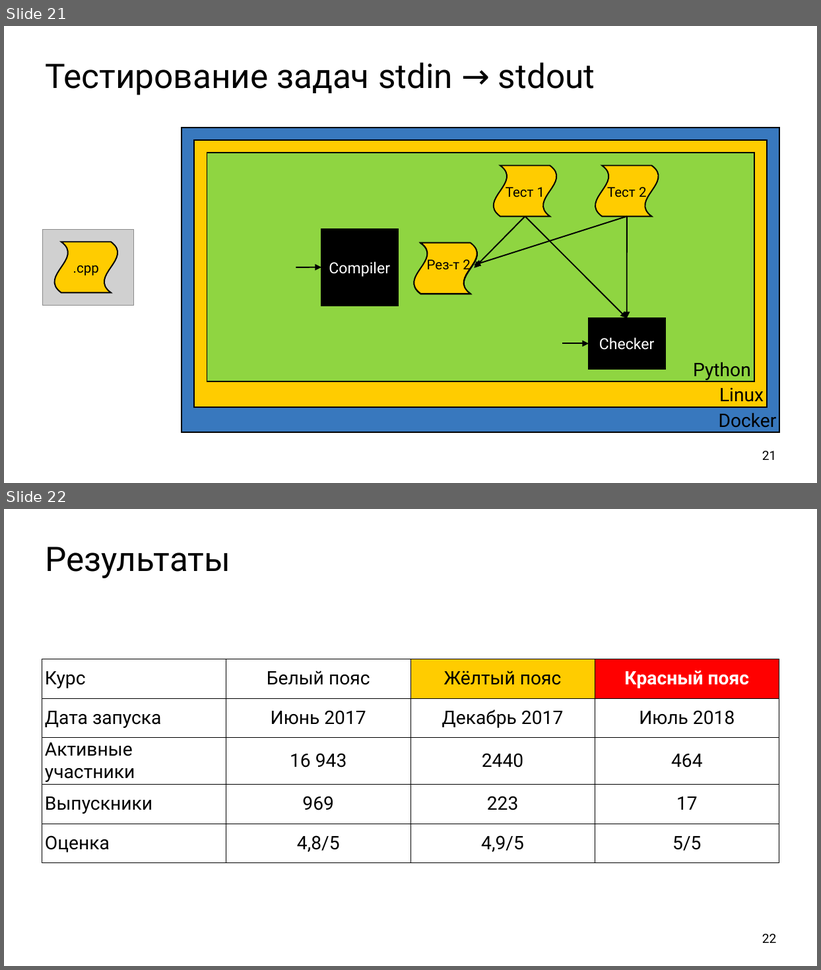
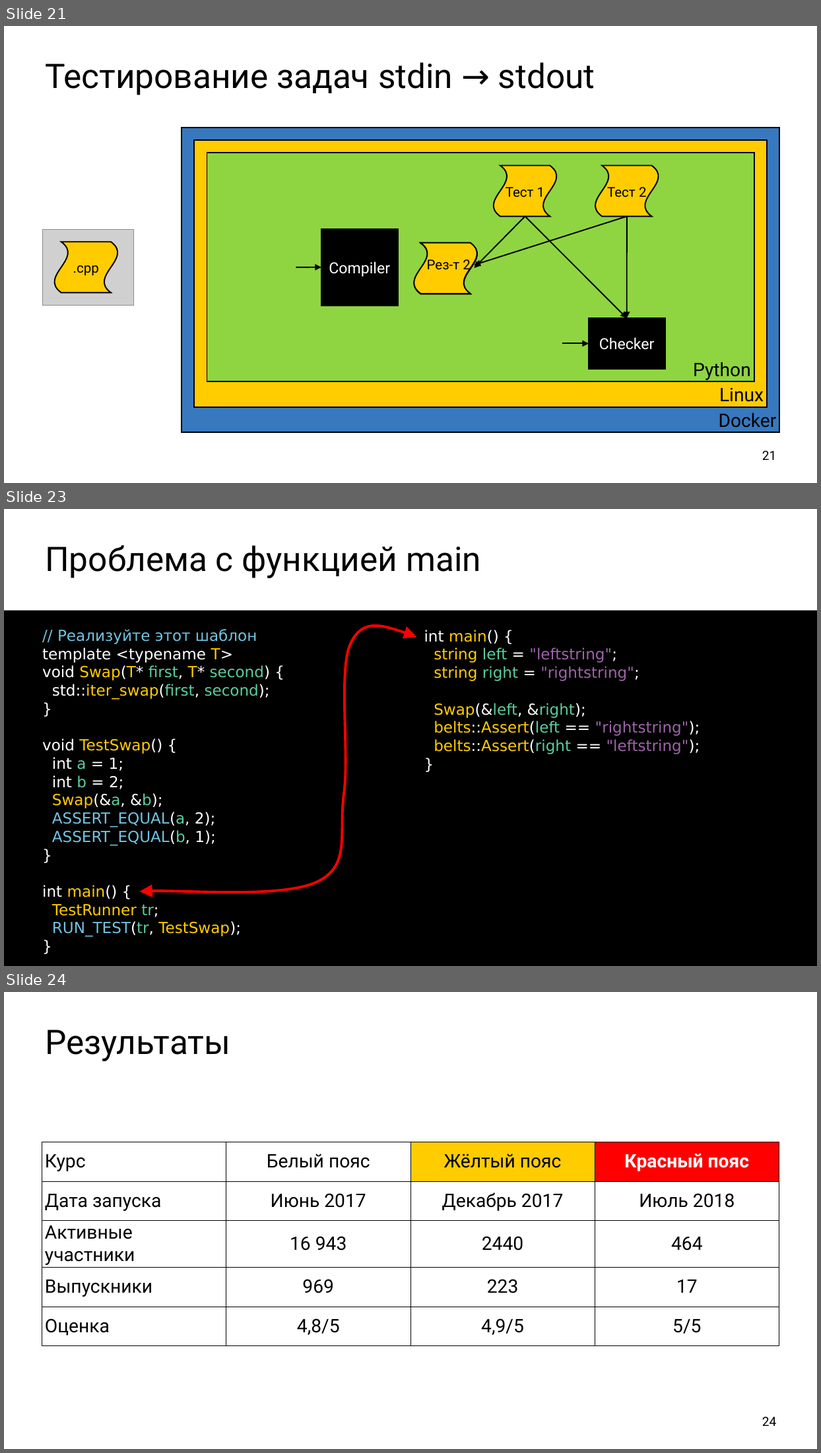
Before and after one commit to ishfb/cpprus18, a slide deck: slides.pptx. Shown one above the other, each under a label of ours: slides 21 and 22 before the commit, slides 21, 23 and 24 after it; the slides between them are not shown. The pictures are 821x970 and 821x1453 pixels, drawn with LibreOffice and Linux fonts; fonts in the diff are those of the drawing; grey boxes stand for pictures. Boxes give left, top, right and bottom in pixels: in the first picture for what was removed or moved away, otherwise in the second. Text is boxed around its words. In the diff, an @@ line names an element or a change of style, - is before the commit and + after.

```diff
--- a/slides.pptx
+++ b/slides.pptx
@@ slide 23 added at (4, 509, 817, 966), background #FFFFFF @@
@@ title added at (45, 545, 481, 578), 80 pt, text #000000 @@
+Проблема с функцией main
@@ text added at (4, 611, 817, 966), fill #000000, 36 pt, text #FFFFFF @@
+// Реализуйте этот шаблон
+template <typename T>
+void Swap(T* first, T* second) {
+std::iter_swap(first, second);
+}
+void TestSwap() {
+int a = 1;
+int b = 2;
+Swap(&a, &b);
+ASSERT_EQUAL(a, 2);
+ASSERT_EQUAL(b, 1);
+}
+int main() {
+TestRunner tr;
+RUN_TEST(tr, TestSwap);
+}
@@ freeform shape added at (140, 627, 417, 892), outline #FF0000 6 pt @@
@@ text added at (386, 611, 780, 966), fill #000000, 36 pt, text #9E64A9 @@
+int main() {
+string left = "leftstring";
+string right = "rightstring";
+Swap(&left, &right);
+belts::Assert(left == "rightstring");
+belts::Assert(right == "leftstring");
+}
@@ what was slide 22 is now slide 24 @@
@@ page number at (762, 1417, 777, 1426): text changed @@
-22
+24
```
Also in this commit, not shown: 1 other slide added, 1 other file.
